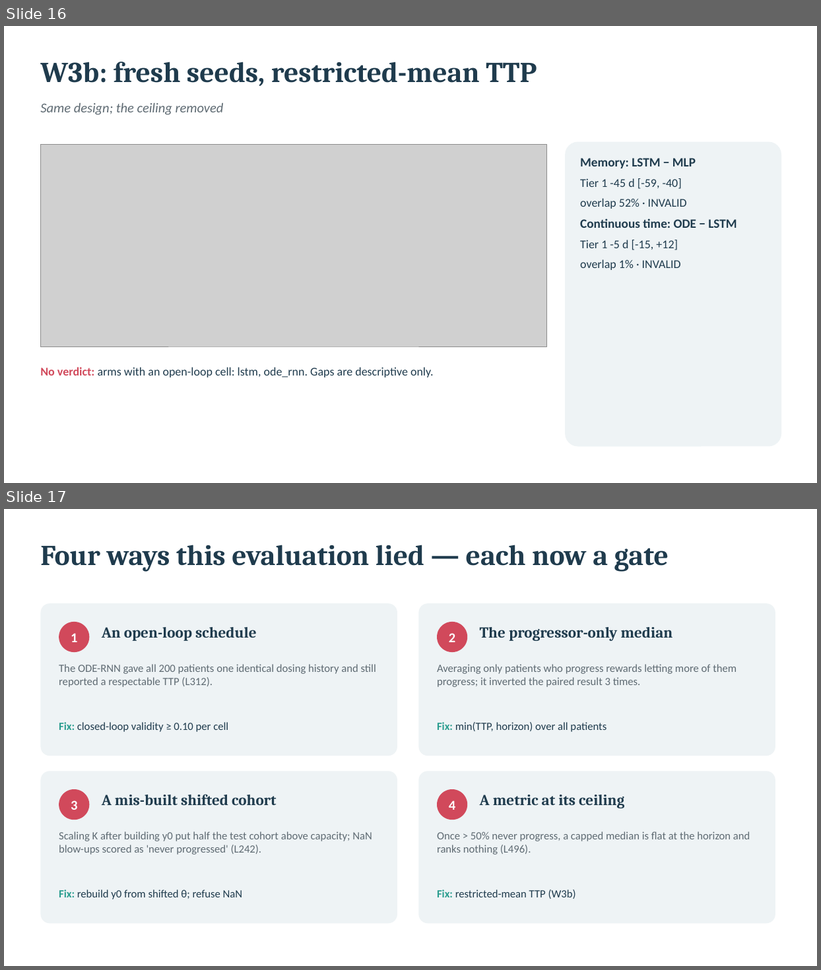
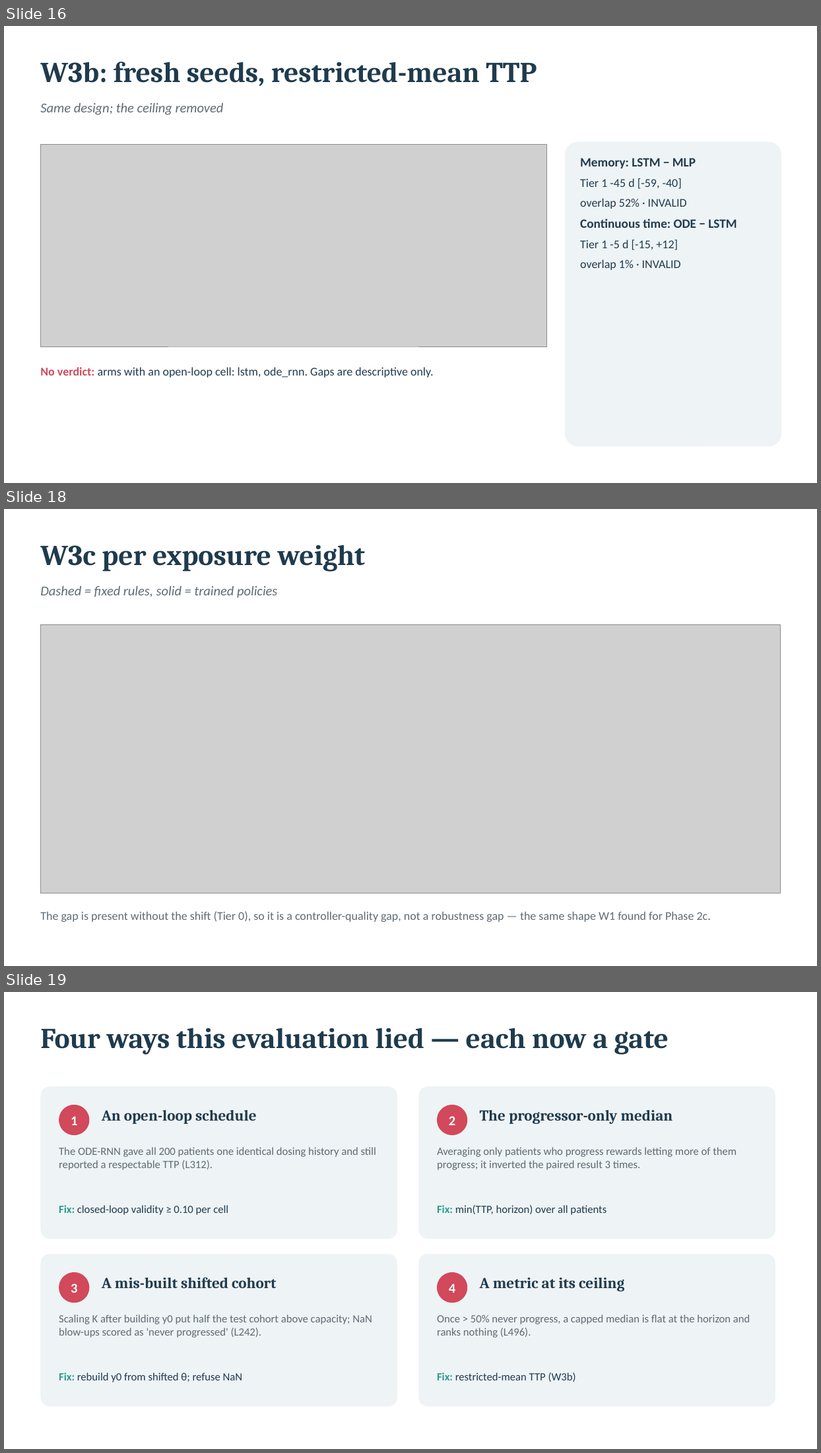
Before and after one commit to Dante-Berth/Continuous_Time_RL_Policies_for_Robust_Cancer_Adaptive_Therapy, a slide deck: report/2026-09-24/adaptive_therapy_report.pptx. Shown one above the other, each under a label of ours: slides 16 and 17 before the commit, slides 16, 18 and 19 after it; the slides between them are not shown. The pictures are 821x970 and 821x1453 pixels, drawn with LibreOffice and Linux fonts; fonts in the diff are those of the drawing; grey boxes stand for pictures. Boxes give left, top, right and bottom in pixels: in the first picture for what was removed or moved away, otherwise in the second. Text is boxed around its words. In the diff, an @@ line names an element or a change of style, - is before the commit and + after.

```diff
--- a/report/2026-09-24/adaptive_therapy_report.pptx
+++ b/report/2026-09-24/adaptive_therapy_report.pptx
@@ slide 18 added at [4,509,817,966], background #FFFFFF @@
@@ text added at [40,545,366,572], 34 pt, text #1F3B4D, bold @@
+W3c per exposure weight
@@ text added at [40,586,277,598], 16 pt, text #5F6B73, italic @@
+Dashed = fixed rules, solid = trained policies
@@ picture added at [40,625,781,893] @@
@@ text added at [40,912,711,922], 14 pt, text #5F6B73 @@
+The gap is present without the shift (Tier 0), so it is a controller-quality gap, not a robustness gap — the same shape W1 found for Phase 2c.
@@ what was slide 17 is now slide 19 @@
```
Also in this commit, not shown: 4 slides changed, 1 other slide added, 5 other files.
